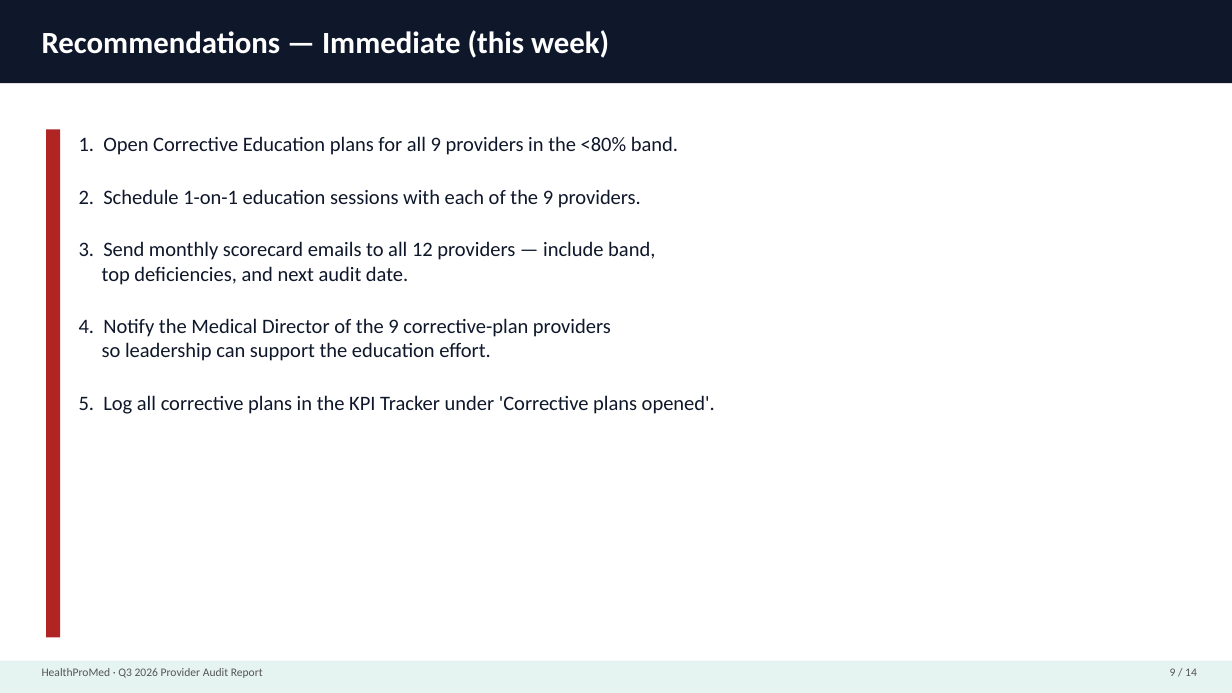
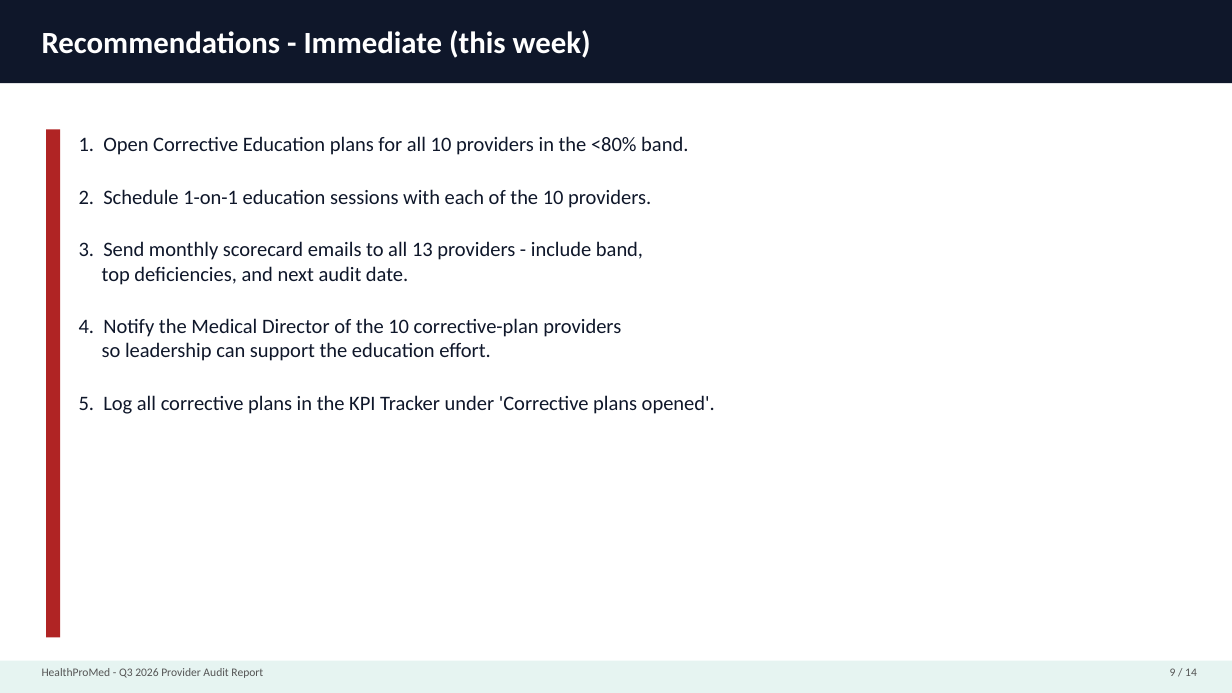
Before and after one commit to ericgalancrc-cmd/Revenue-MD, a slide deck: slide 9 of docs/Q3_2026_Provider_Audit_Report.pptx. Drawn at 1232x693 pixels with LibreOffice and Linux fonts; fonts in the diff are those of the drawing. Boxes give left, top, right and bottom in pixels: in the first picture for what was removed or moved away, otherwise in the second. Text is boxed around its words. In the diff, an @@ line names an element or a change of style, - is before the commit and + after.

```diff
--- a/docs/Q3_2026_Provider_Audit_Report.pptx
+++ b/docs/Q3_2026_Provider_Audit_Report.pptx
@@ text at (42, 30, 591, 58): text changed @@
-Recommendations — Immediate (this week)
+Recommendations - Immediate (this week)
@@ text at (79, 136, 688, 260): text changed @@
-1. Open Corrective Education plans for all 9 providers in the <80% band.
-2. Schedule 1-on-1 education sessions with each of the 9 providers.
-3. Send monthly scorecard emails to all 12 providers — include band,
+1. Open Corrective Education plans for all 10 providers in the <80% band.
+2. Schedule 1-on-1 education sessions with each of the 10 providers.
+3. Send monthly scorecard emails to all 13 providers - include band,
@@ text at (79, 318, 621, 337): text changed @@
-4. Notify the Medical Director of the 9 corrective-plan providers
+4. Notify the Medical Director of the 10 corrective-plan providers
@@ text at (42, 668, 263, 678): text changed @@
-HealthProMed · Q3 2026 Provider Audit Report
+HealthProMed - Q3 2026 Provider Audit Report
```
Also in this commit, not shown: 13 other slides changed, 1 other file.
